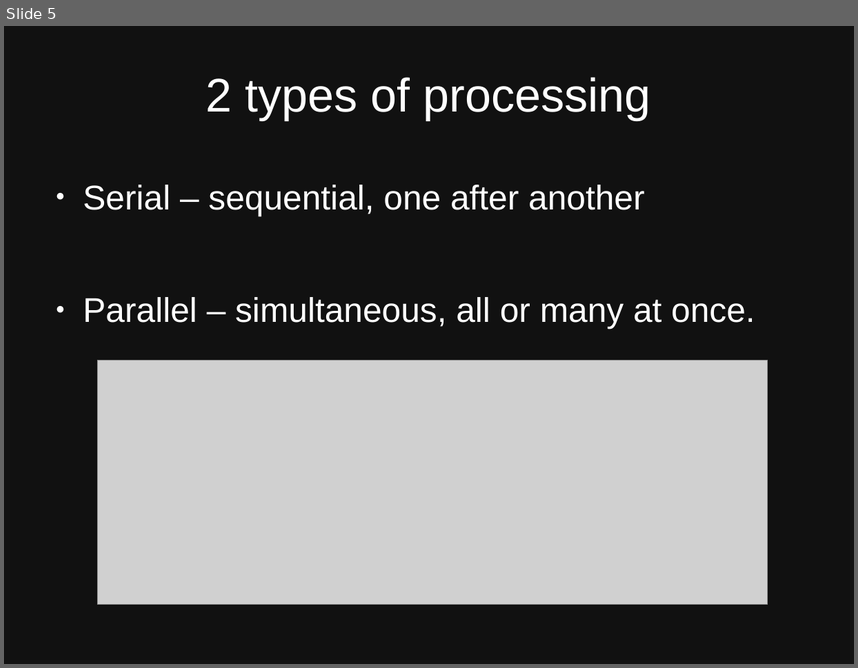
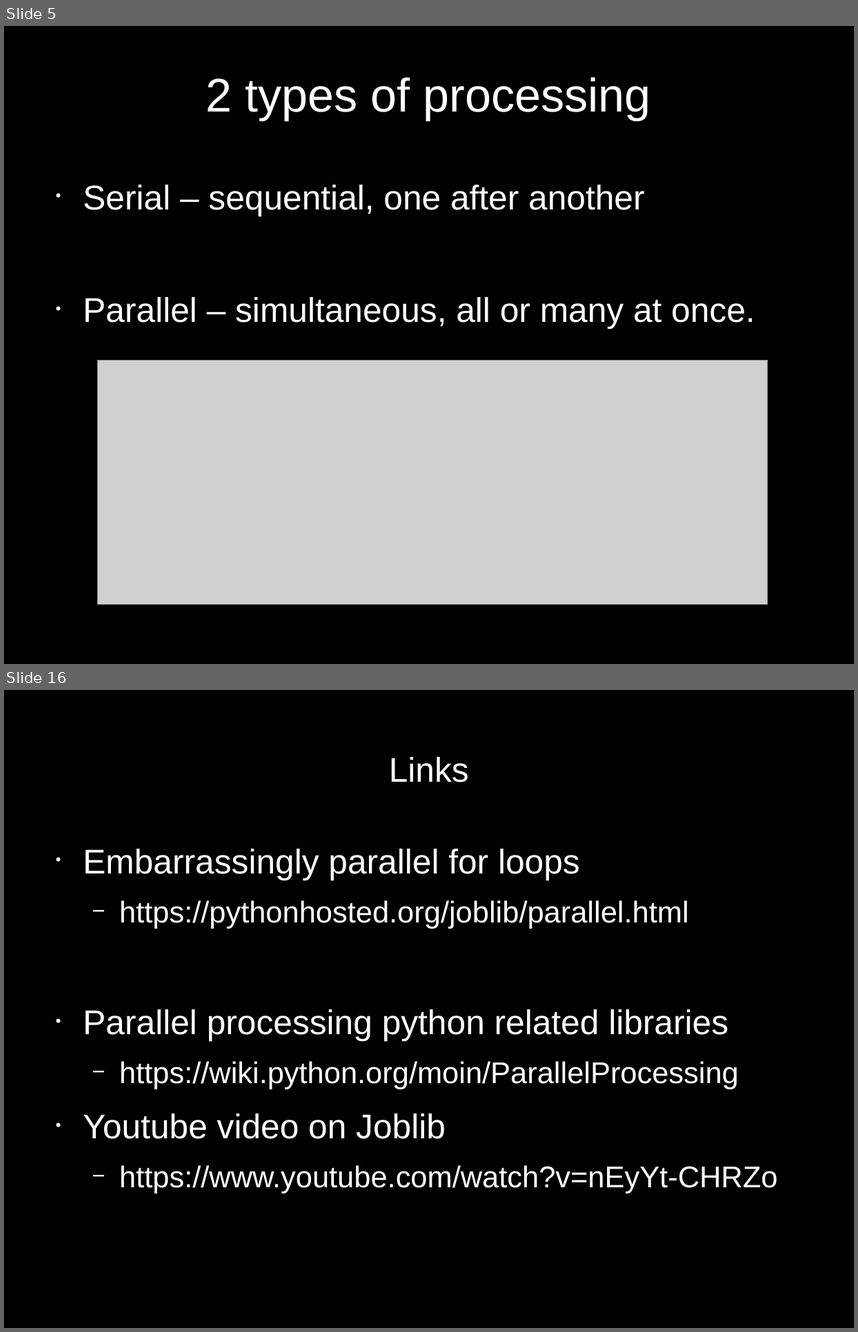
Before and after one commit to jason-neal/PC_Joblib_parrallelization, a slide deck: Embarisingly Parallel.odp. Shown one above the other, each under a label of ours: slide 5 before the commit, slides 5 and 16 after it; the slides between them are not shown. The pictures are 858x668 and 858x1332 pixels, drawn with LibreOffice and Linux fonts; fonts in the diff are those of the drawing; grey boxes stand for pictures. Boxes give left, top, right and bottom in pixels: in the first picture for what was removed or moved away, otherwise in the second. Text is boxed around its words. In the diff, an @@ line names an element or a change of style, - is before the commit and + after.

```diff
--- a/Embarisingly Parallel.odp
+++ b/Embarisingly Parallel.odp
@@ slide 16 added at [4,690,854,1328], background #000000 @@
@@ title added at [389,757,469,782], 32 pt, text #FFFFFF @@
+Links
@@ text added at [83,849,777,1194], 28 pt, text #FFFFFF @@
+• Embarrassingly parallel for loops
+  − https://pythonhosted.org/joblib/parallel.html
+• Parallel processing python related libraries
+  − https://wiki.python.org/moin/ParallelProcessing
+• Youtube video on Joblib
+  − https://www.youtube.com/watch?v=nEyYt-CHRZo
@@ slide 5 changed as well @@
@@ background #111111 to #000000 @@
@@ text "Serial – sequential, one after ..." at [83,185,755,328]: bullet ● to • @@
```
Also in this commit, not shown: 3 other slides changed, 11 other slides added, 4 slides removed, 4 other files.
